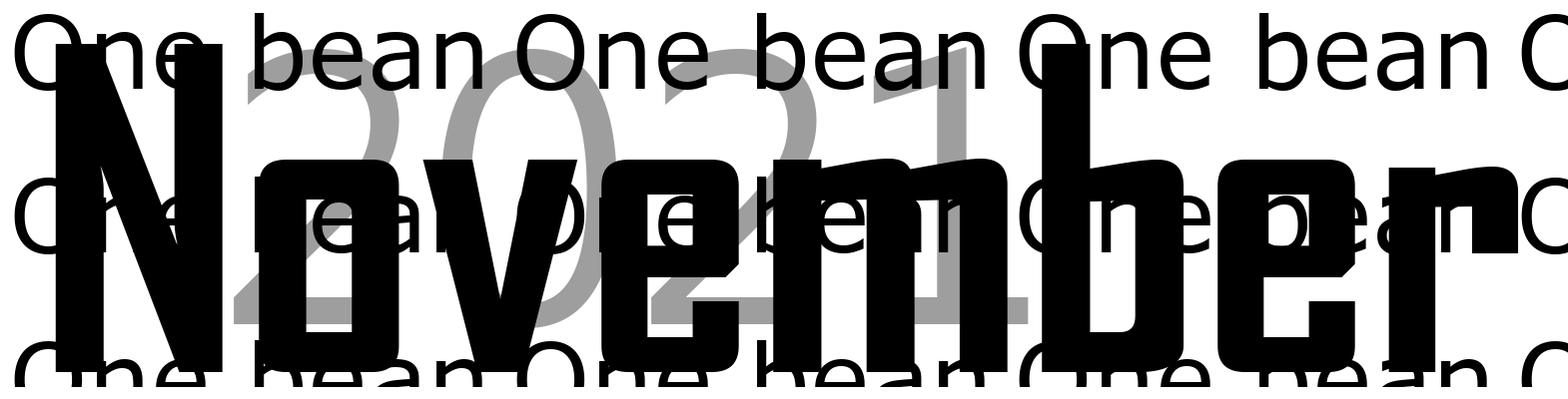
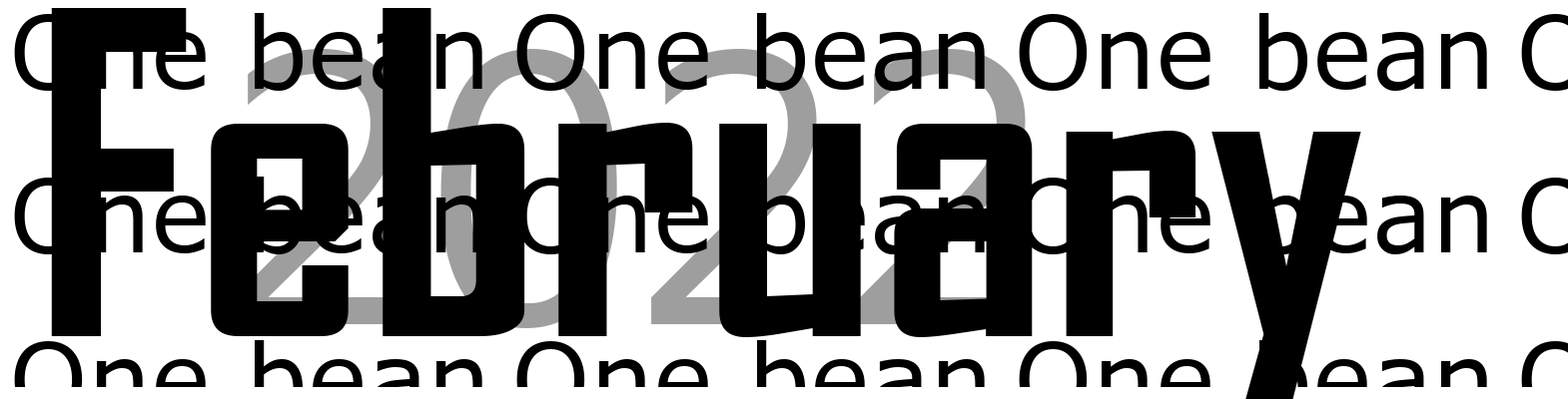
Before/after of a 1568x399 layered artwork. What changed in the layer stack:
renamed "November" to "February", painted on it over (50, 7, 1520, 399)
renamed "2021" to "2022", painted on it over (233, 46, 1029, 329)
